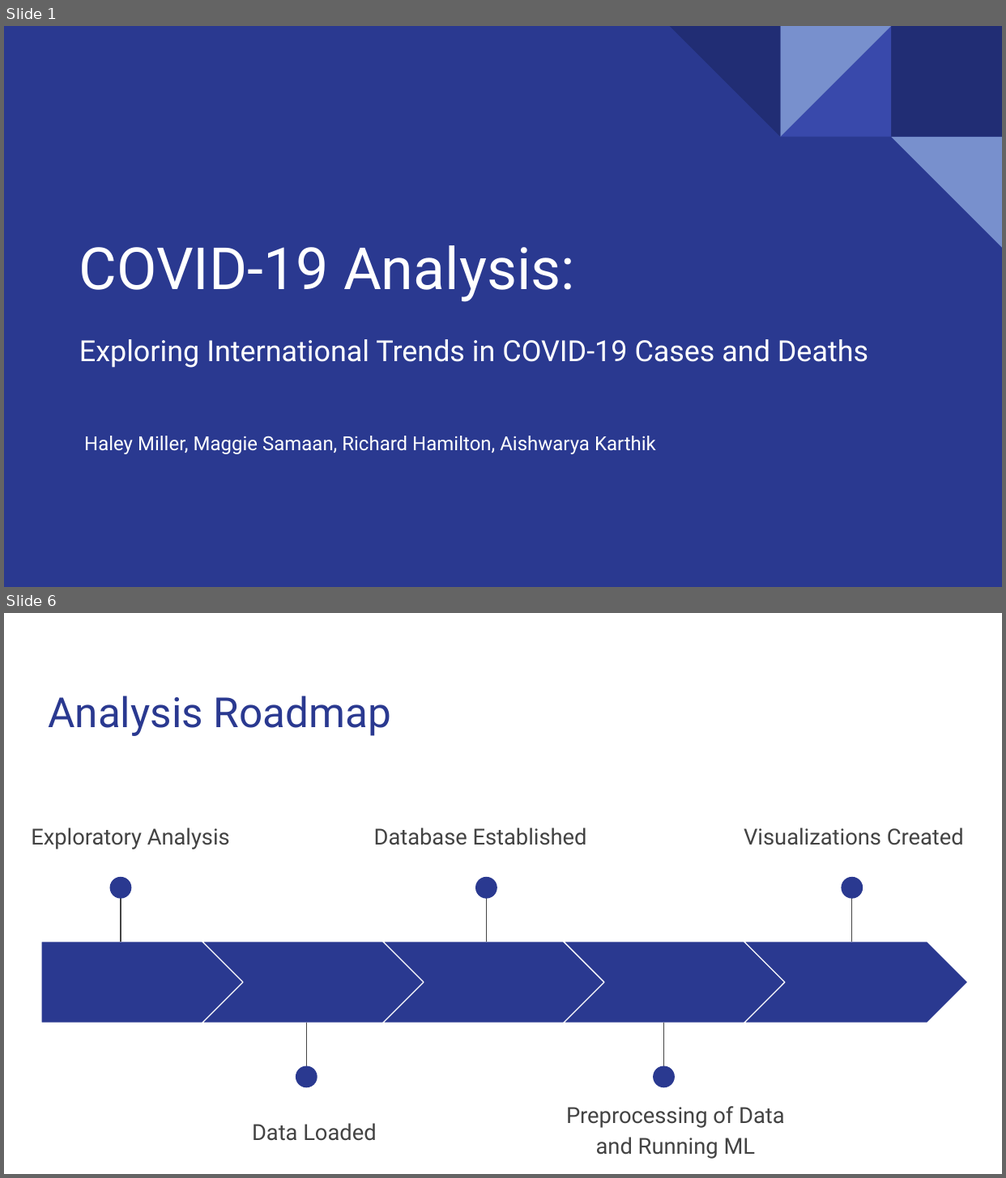
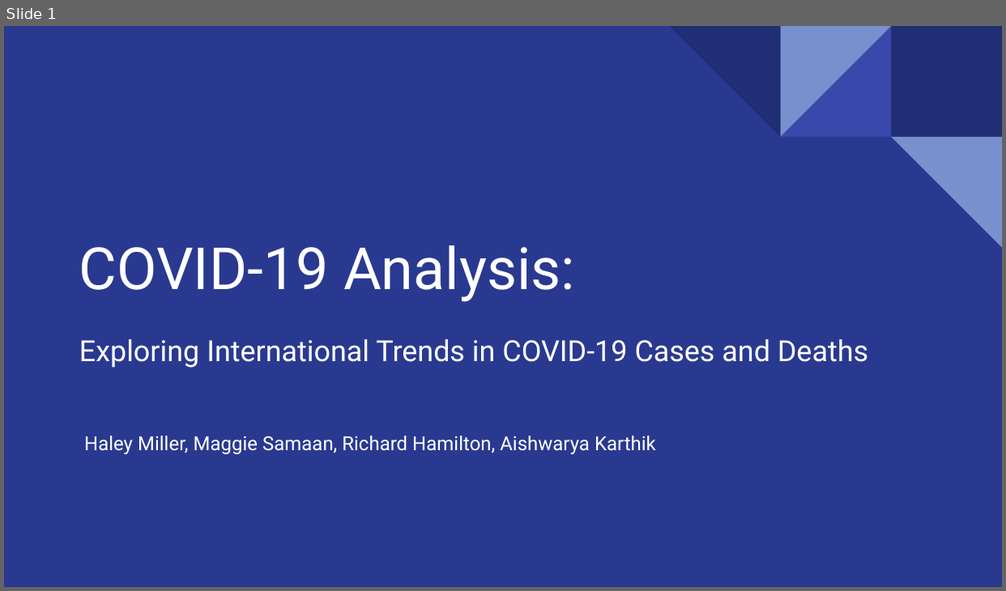
Before and after one commit to Magzzie/COVID-19_Analysis, a slide deck: COVID-19 Analysis.pptx. Shown one above the other, each under a label of ours: slides 1 and 6 before the commit, slide 1 after it; the slides between them are not shown. The pictures are 1006x1178 and 1006x591 pixels, drawn with LibreOffice and Linux fonts; fonts in the diff are those of the drawing. Boxes give left, top, right and bottom in pixels: in the first picture for what was removed or moved away, otherwise in the second. Text is boxed around its words. In the diff, an @@ line names an element or a change of style, - is before the commit and + after.

```diff
--- a/COVID-19 Analysis.pptx
+++ b/COVID-19 Analysis.pptx
@@ slide 6 removed at (x1=4, y1=613, x2=1002, y2=1174), background #FFFFFF @@
@@ title removed at (x1=48, y1=696, x2=391, y2=736) @@
-Analysis Roadmap
@@ text removed at (x1=31, y1=828, x2=230, y2=850) @@
-Exploratory Analysis
@@ text removed at (x1=374, y1=828, x2=587, y2=845) @@
-Database Established
@@ text removed at (x1=744, y1=828, x2=964, y2=845) @@
-Visualizations Created
@@ ellipse removed at (x1=110, y1=876, x2=132, y2=898) @@
@@ ellipse removed at (x1=475, y1=876, x2=497, y2=898) @@
@@ ellipse removed at (x1=842, y1=876, x2=863, y2=898) @@
@@ line removed from (121, 881) to (121, 941) @@
@@ line removed from (486, 881) to (486, 941) @@
@@ line removed from (852, 881) to (852, 941) @@
@@ pentagon arrow removed at (x1=41, y1=941, x2=245, y2=1023) @@
@@ chevron removed at (x1=202, y1=941, x2=426, y2=1023) @@
@@ chevron removed at (x1=383, y1=941, x2=607, y2=1023) @@
@@ chevron removed at (x1=564, y1=941, x2=787, y2=1023) @@
@@ chevron removed at (x1=744, y1=941, x2=968, y2=1023) @@
@@ line removed from (306, 1084) to (306, 1023) @@
@@ line removed from (663, 1084) to (663, 1023) @@
@@ ellipse removed at (x1=296, y1=1066, x2=317, y2=1088) @@
@@ ellipse removed at (x1=653, y1=1066, x2=675, y2=1088) @@
@@ text removed at (x1=566, y1=1106, x2=785, y2=1159) @@
-Preprocessing of Data and Running ML
@@ text removed at (x1=252, y1=1123, x2=376, y2=1141) @@
-Data Loaded
```
Also in this commit, not shown: 9 slides changed, 12 slides added, 5 other slides removed, 3 other files.
